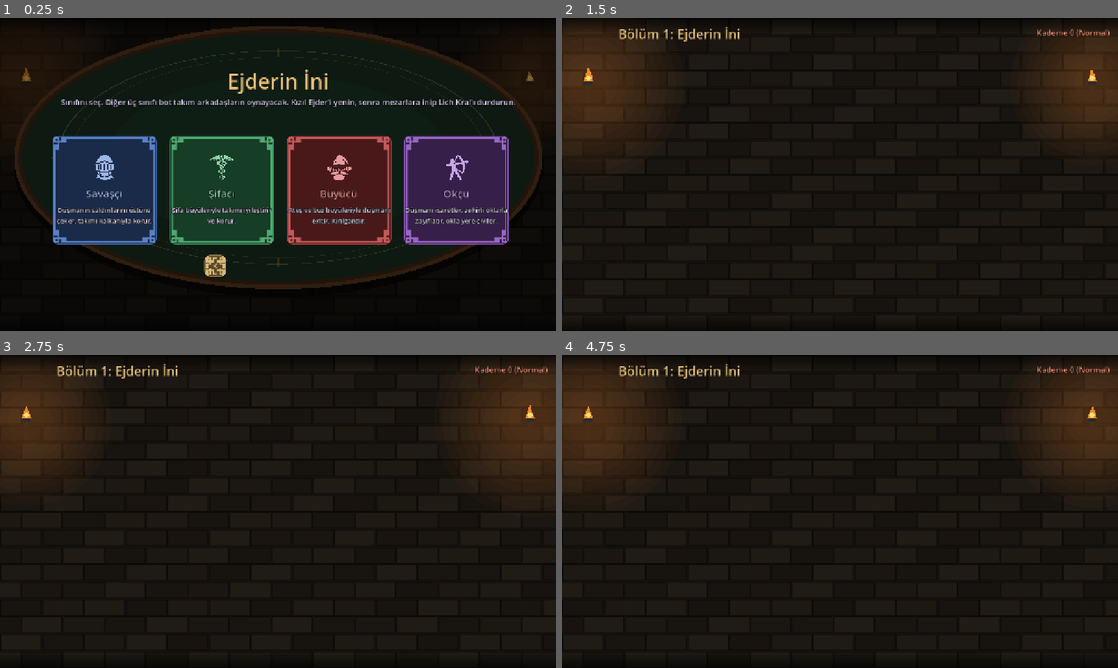
Above: before the commit, frames 1-4 (two rows, left to right).
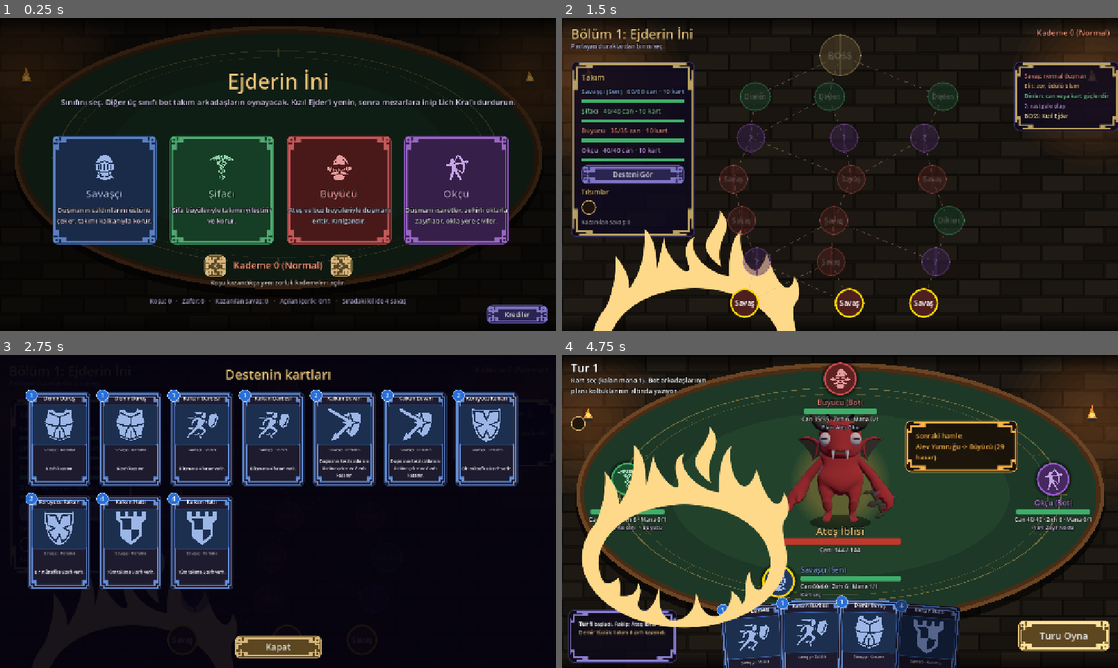
Above: after the commit, the same moments.

Repository: bogacavdar/coop-kart-oyunu
Game: Godot game, scene res://oyun.tscn
Same seed, same stepped clock (60 frames per second), same inputs: the game is played once before the commit and once after it.
Inputs (mouse positions are in pixels of both pictures, inside the frame that each line leads up to):
- Up to frame 1 (0.25 s): no input
- Up to frame 2 (1.5 s): click (667, 190) at 0.52 s; click (695, 177) at 1.27 s
- Up to frame 3 (2.75 s): click (72, 511) at 2 s, where only the run after the commit has a clickable "Desteni Gör"
- Up to frame 4 (4.75 s): click (745, 639) at 2.75 s, where only the run after the commit has a clickable "Savaş"; click (851, 639) at 3.5 s, where only the run after the commit has a clickable "Savaş"; click (923, 639) at 4.25 s, where only the run after the commit has a clickable "Savaş"

The runs differ from the first frame. In frame 1, 1.8% of the frame differs, in the area x 27-99%, y 75-98%; in frame 2, 21%; in frame 3, 51%; in frame 4, 69%, in the area x 1-99%, y 2-100%.
Error before the commit: Parse Error: Key "guc" was already used in this dictionary (at line 14). (res://arayuz/ipucu.gd:20)

Commit message:
İpucu sözlüğü: çakışan anahtar düzeltmesi
Co-Authored-By: Claude Opus 5.5 <noreply@anthropic.com>
Claude-Session: https://claude.ai/code/session_01BTyhiEWYueC4ryox9s8zfK

Diff:
--- a/arayuz/ipucu.gd
+++ b/arayuz/ipucu.gd
@@ -17,7 +17,7 @@
 	"sonraki_mana": "[color=#8fc1ff]Gelecek tur mana[/color]: Bir sonraki tur manana eklenir; 6 sınırını da aşabilir.",
 	"yardakci": "[color=#ffb347]Yardakçı[/color]: Bossun çağırdığı küçük düşman. Önde siper olur: tek hedefli vuruşlar önce ona gider, fazlası boşa gider. Her tur birine vurur.",
 	"alan": "[color=#ff8a5a]Alan hasarı[/color]: Bütün yardakçılara ve bossa ayrı ayrı vurur. Yardakçı sürüsüne karşı en iyi silah.",
-	"guc": "[color=#ffb347]Güç[/color]: Savaş bitene kadar oynadığın her vuruşa eklenir.",
+	"oyuncu_guc": "[color=#ffb347]Güç (senin)[/color]: Savaş bitene kadar oynadığın her vuruşa eklenir.",
 	"diken": "[color=#ffb347]Diken[/color]: Bu tur sana vuran her düşman (boss ya da yardakçı) diken kadar hasar alır.",
 	"tekrar": "[color=#ff8a5a]Çoklu vuruş[/color]: Her vuruş işaretten ayrı ayrı faydalanır; öndeki yardakçı ölürse kalan vuruşlar sıradakine gider.",
 	"kart": "[color=#8fc1ff]Kart çekme[/color]: Gelecek tur elin o kadar fazla kartla dolar (en fazla 7).",
@@ -113,7 +113,8 @@
 		CardData.Etki.HASAR: terimler.append("kalkan")
 		CardData.Etki.ZEHIR, CardData.Etki.ZEHIR_PATLAT: terimler.append("zehir")
 		CardData.Etki.ALAN_HASAR: terimler.append_array(["alan", "yardakci"])
-		CardData.Etki.GUC: terimler.append("guc")
+		CardData.Etki.GUC: terimler.append("oyuncu_guc")
+		CardData.Etki.GUC_KIR: terimler.append("guc")
 		CardData.Etki.DIKEN: terimler.append("diken")
 		CardData.Etki.KART_CEK: terimler.append("kart")
 		CardData.Etki.KALKAN_KIR: terimler.append("kalkan")
@@ -124,7 +125,7 @@
 		CardData.EkEtki.ZAYIFLAT: "zayif", CardData.EkEtki.SONRAKI_MANA: "sonraki_mana",
 		CardData.EkEtki.TAKIMA_MANA: "sonraki_mana"}
 	ek_terim[CardData.EkEtki.KART_CEK] = "kart"
-	ek_terim[CardData.EkEtki.GUC] = "guc"
+	ek_terim[CardData.EkEtki.GUC] = "oyuncu_guc"
 	if k.tekrar > 1:
 		terimler.append("tekrar")
 	if ek_terim.has(k.ek_etki) and not terimler.has(ek_terim[k.ek_etki]):
